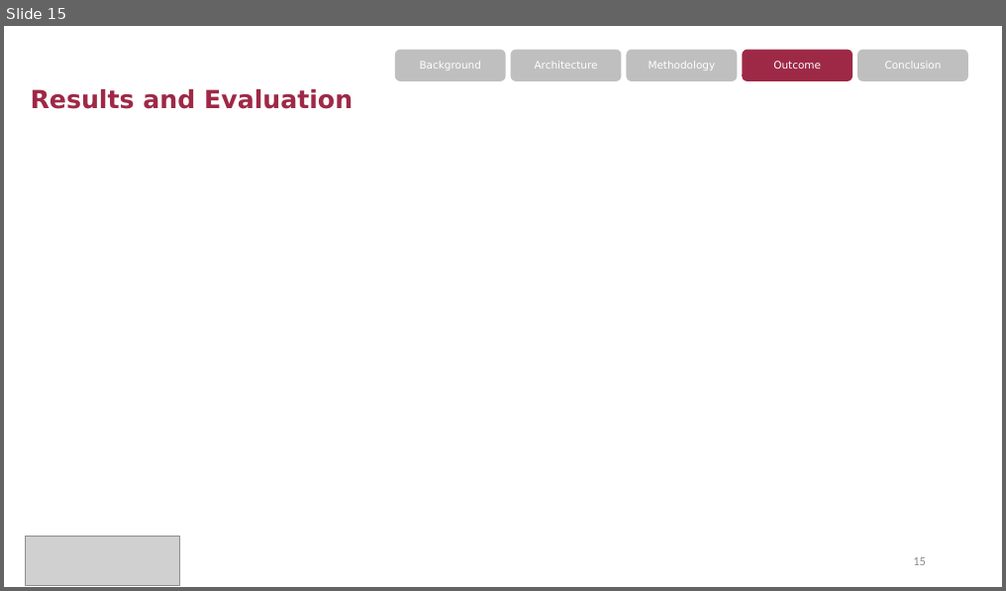
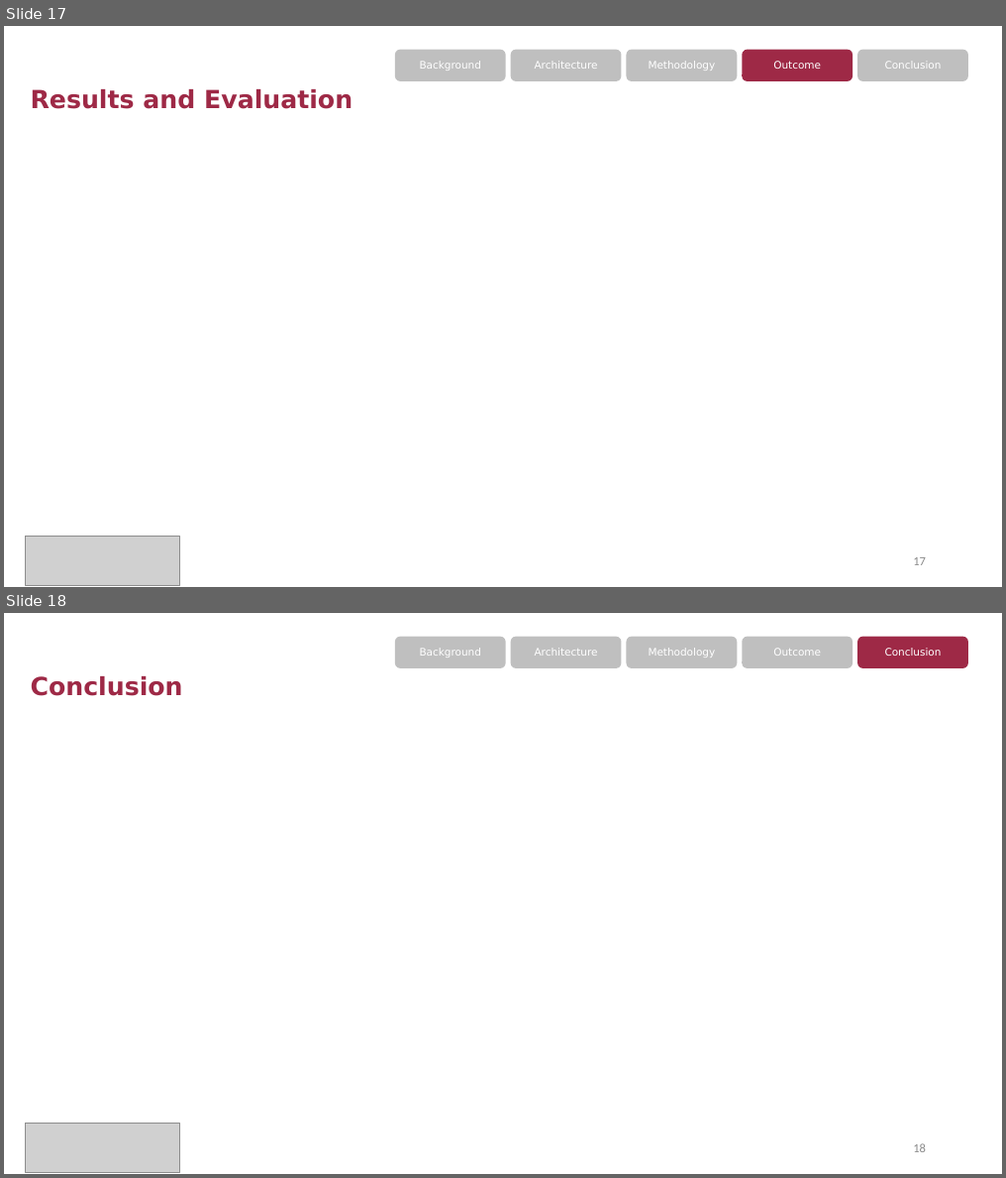
Before and after one commit to zqw86713/MSCA_31008_0N01_Winter_2023_Data_Mining_Principles, a slide deck: Final_project/MScA_31008_Final_Project_Presentation - Pitchbook Industry Classification.pptx. Shown one above the other, each under a label of ours: slide 15 before the commit, slides 17 and 18 after it. The pictures are 1006x591 and 1006x1178 pixels, drawn with LibreOffice and Linux fonts; fonts in the diff are those of the drawing; grey boxes stand for pictures. Boxes give left, top, right and bottom in pixels: in the first picture for what was removed or moved away, otherwise in the second. Text is boxed around its words. In the diff, an @@ line names an element or a change of style, - is before the commit and + after.

```diff
--- a/Final_project/MScA_31008_Final_Project_Presentation - Pitchbook Industry Classification.pptx
+++ b/Final_project/MScA_31008_Final_Project_Presentation - Pitchbook Industry Classification.pptx
@@ slide 18 added at <box>4,613,1002,1174</box>, background #FFFFFF @@
@@ rounded rectangle added at <box>395,636,506,668</box>, fill #BFBFBF, 10 pt, text #FFFFFF @@
+Background
@@ rounded rectangle added at <box>511,636,622,668</box>, fill #BFBFBF, 10 pt, text #FFFFFF @@
+Architecture
@@ rounded rectangle added at <box>626,636,737,668</box>, fill #BFBFBF, 10 pt, text #FFFFFF @@
+Methodology
@@ rounded rectangle added at <box>743,636,853,668</box>, fill #BFBFBF, 10 pt, text #FFFFFF @@
+Outcome
@@ rounded rectangle added at <box>857,636,968,668</box>, fill #9E2946, 10 pt, text #FFFFFF @@
+Conclusion
@@ title added at <box>31,676,183,696</box>, 24 pt, text #9E2946, bold @@
+  Conclusion
@@ picture added at <box>26,1124,180,1173</box> @@
@@ page number added at <box>913,1144,926,1153</box>, 12 pt, text #8C8C8C @@
+18
@@ what was slide 15 is now slide 17 @@
@@ page number at <box>913,558,926,566</box>: text changed @@
-15
+17
```
Also in this commit, not shown: 4 slides changed, 2 other slides added.
